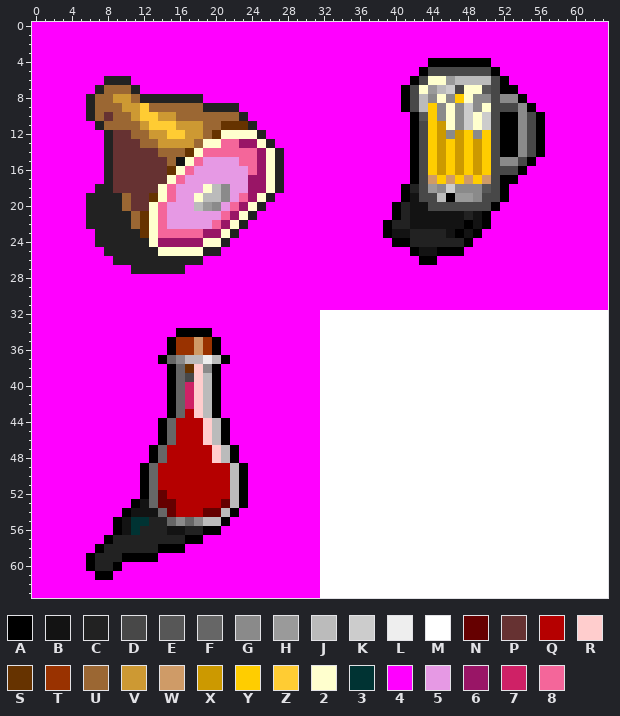
Pixel-art sprite, stored at worlds/haxima-1.002/food.png. Above is the file before it was changed.
The file is 64x64 pixels. Colours within 5 levels of each other are drawn and written as one.
Palette (. is transparent): A #000000  B #131313  C #222222  D #484848  E #575757  F #666666  G #8a8a8a  H #9a9a9a  J #bbbbbb  K #cccccc  L #eeeeee  M #ffffff  N #650000  P #663232  Q #b50000  R #ffcdcd  S #663300  T #993200  U #9b6733  V #cd9933  W #cf9b67  X #cc9900  Y #ffcd00  Z #ffcc33  2 #ffffce  3 #003333  4 #ff00ff  5 #e699e4  6 #991566  7 #cf2166  8 #f4669a
Pixels before (only the part around the change), first column x 0:
 0 4444444444444444444444444444444444444444444444444444444444444444
 1 4444444444444444444444444444444444444444444444444444444444444444
 2 4444444444444444444444444444444444444444444444444444444444444444
 3 4444444444444444444444444444444444444444444444444444444444444444
 4 44444444444444444444444444444444444444444444AAAAAAA4444444444444
 5 4444444444444444444444444444444444444444444ADDDDDDDA444444444444
 6 44444444CCC4444444444444444444444444444444AD22HJJJJDA44444444444
 7 4444444CUUUC44444444444444444444444444444AD2HJKD22EDAA4444444444
 8 444444CUUVVUCCCCCCC4444444444444444444444ADJG2GY2GGDGGA444444444
 9 444444CUUUVVZUUUUUUCCCC444444444444444444ADJYG2GKG2DDDGA44444444
10 444444CUPUUVZZVVUUUUUUUC444444444444444444AEYG2GK2KDAAGDA4444444
11 4444444CUUUUVZZZVVVUUSSSC44444444444444444ADYX2GK2KDAAGDA4444444
12 44444444CPPUUVVZZVVUS2222C4444444444444444ADYXGXYGYDAAGDA4444444
13 44444444CPPPUUVVVVU2288662C444444444444444ADYXYXYXYDAAGDA4444444
14 44444444CPPPPPUUUS288888862C44444444444444ADYXYXYXYDAAGDA4444444
15 44444444CPPPPPPUB2855558862C44444444444444ADYXYXYXYDGGDA44444444
16 44444444CPPPPPPS28555555862C44444444444444ADYXYXYXYDDDA444444444
17 44444444CPPPPPP285555555662C44444444444444ADWYWYWYWDAA4444444444
18 4444444CCPPPPP285552JG55662C4444444444444ACDHGKGGGEDA44444444444
19 444444CCCCUPPS28552JJG5862C44444444444444ABDDJAHHGDDA44444444444
20 444444CCCCUPP28555JHG5862C44444444444444ACBBDDDDDDDA444444444444
21 444444CCCCCUS28555555862C444444444444444ACBBBBBBCBA4444444444444
22 444444CCCCCUS2855555862C444444444444444ACCBBBBBBABA4444444444444
23 4444444CCCCCS288888662C4444444444444444ABBCCCCBABA44444444444444
24 4444444CCCCCC26666622C444444444444444444AACCCCCCA444444444444444
25 44444444CCCCCC22222CC444444444444444444444ABBAAA4444444444444444
26 444444444CCCCCCCCCC444444444444444444444444AA4444444444444444444
27 44444444444CCCCCC44444444444444444444444444444444444444444444444
28 4444444444444444444444444444444444444444444444444444444444444444
29 4444444444444444444444444444444444444444444444444444444444444444
30 4444444444444444444444444444444444444444444444444444444444444444
31 4444444444444444444444444444444444444444444444444444444444444444
32 44444444444444444444444444444444MMMMMMMMMMMMMMMMMMMMMMMMMMMMMMMM
33 44444444444444444444444444444444MMMMMMMMMMMMMMMMMMMMMMMMMMMMMMMM
34 4444444444444444AAAA444444444444MMMMMMMMMMMMMMMMMMMMMMMMMMMMMMMM
35 444444444444444ATTWTA44444444444MMMMMMMMMMMMMMMMMMMMMMMMMMMMMMMM
36 444444444444444ATTWTA44444444444MMMMMMMMMMMMMMMMMMMMMMMMMMMMMMMM
37 44444444444444AFGJJLJA4444444444MMMMMMMMMMMMMMMMMMMMMMMMMMMMMMMM
38 444444444444444AFSRGA44444444444MMMMMMMMMMMMMMMMMMMMMMMMMMMMMMMM
39 444444444444444AFDRJA44444444444MMMMMMMMMMMMMMMMMMMMMMMMMMMMMMMM
40 444444444444444AF7RJA44444444444MMMMMMMMMMMMMMMMMMMMMMMMMMMMMMMM
41 444444444444444AF7RJA44444444444MMMMMMMMMMMMMMMMMMMMMMMMMMMMMMMM
42 444444444444444AF7RJA44444444444MMMMMMMMMMMMMMMMMMMMMMMMMMMMMMMM
43 444444444444444AFQRJA44444444444MMMMMMMMMMMMMMMMMMMMMMMMMMMMMMMM
44 44444444444444AFQQQRJA4444444444MMMMMMMMMMMMMMMMMMMMMMMMMMMMMMMM
45 44444444444444AFQQQRJA4444444444MMMMMMMMMMMMMMMMMMMMMMMMMMMMMMMM
46 44444444444444AFQQQRJA4444444444MMMMMMMMMMMMMMMMMMMMMMMMMMMMMMMM
47 4444444444444AFQQQQQRJA444444444MMMMMMMMMMMMMMMMMMMMMMMMMMMMMMMM
48 4444444444444AFQQQQQRJA444444444MMMMMMMMMMMMMMMMMMMMMMMMMMMMMMMM
49 444444444444AFQQQQQQQQJA44444444MMMMMMMMMMMMMMMMMMMMMMMMMMMMMMMM
50 444444444444AFQQQQQQQQJA44444444MMMMMMMMMMMMMMMMMMMMMMMMMMMMMMMM
51 444444444444AFQQQQQQQQJA44444444MMMMMMMMMMMMMMMMMMMMMMMMMMMMMMMM
52 444444444444AFNQQQQQQQJA44444444MMMMMMMMMMMMMMMMMMMMMMMMMMMMMMMM
53 44444444444ABFNNQQQQQNJA44444444MMMMMMMMMMMMMMMMMMMMMMMMMMMMMMMM
54 4444444444ABBBFNQQQNNJA444444444MMMMMMMMMMMMMMMMMMMMMMMMMMMMMMMM
55 444444444AB33CCFGFGJJA4444444444MMMMMMMMMMMMMMMMMMMMMMMMMMMMMMMM
56 444444444AB3CCCBBCCAA44444444444MMMMMMMMMMMMMMMMMMMMMMMMMMMMMMMM
57 44444444ACCCCCCCCAA4444444444444MMMMMMMMMMMMMMMMMMMMMMMMMMMMMMMM
58 4444444ACCCCCCAAA444444444444444MMMMMMMMMMMMMMMMMMMMMMMMMMMMMMMM
59 444444ACCCAAAA444444444444444444MMMMMMMMMMMMMMMMMMMMMMMMMMMMMMMM
60 444444ACCA4444444444444444444444MMMMMMMMMMMMMMMMMMMMMMMMMMMMMMMM
61 4444444AA44444444444444444444444MMMMMMMMMMMMMMMMMMMMMMMMMMMMMMMM
62 44444444444444444444444444444444MMMMMMMMMMMMMMMMMMMMMMMMMMMMMMMM
63 44444444444444444444444444444444MMMMMMMMMMMMMMMMMMMMMMMMMMMMMMMM
New version:
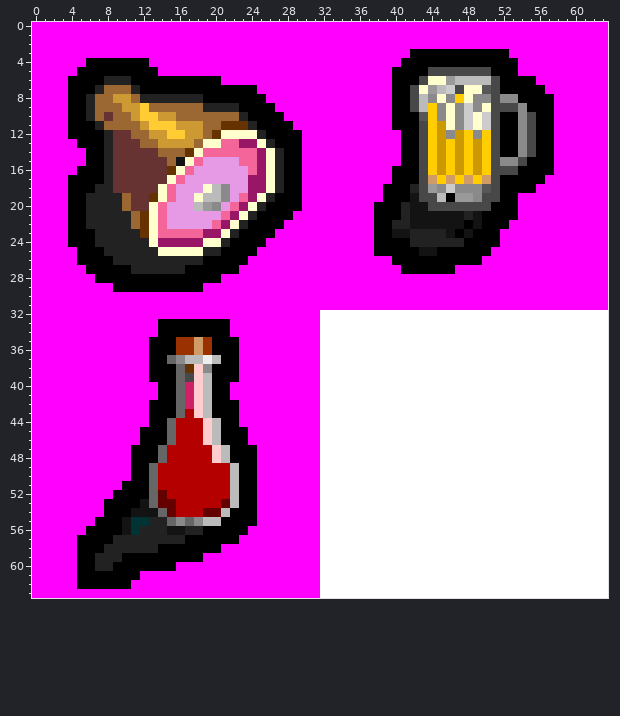
Difference:
y 3: x 42..52 44444444444 -> AAAAAAAAAAA
y 4: x 6..12 4444444 -> AAAAAAA; x 41..43 444 -> AAA; x 51..53 444 -> AAA
y 5: x 5..13 444444444 -> AAAAAAAAA; x 40..42 444 -> AAA; x 52..53 44 -> AA
y 6: x 4..7 4444 -> AAAA; x 11..20 4444444444 -> AAAAAAAAAA; x 40..41 44 -> AA; x 53..55 444 -> AAA
y 7: x 4..6 444 -> AAA; x 12..24 4444444444444 -> AAAAAAAAAAAAA; x 40 4 -> A; x 54..56 444 -> AAA
y 8: x 4..5 44 -> AA; x 19..25 4444444 -> AAAAAAA; x 40 4 -> A; x 55..57 444 -> AAA
y 9: x 4..5 44 -> AA; x 23..26 4444 -> AAAA; x 40 4 -> A; x 56..57 44 -> AA
y 10: x 4..5 44 -> AA; x 24..27 4444 -> AAAA; x 40..41 44 -> AA; x 57 4 -> A
y 11: x 4..6 444 -> AAA; x 25..28 4444 -> AAAA; x 40..41 44 -> AA; x 57 4 -> A
y 12: x 4..7 4444 -> AAAA; x 26..29 4444 -> AAAA; x 41 4 -> A; x 57 4 -> A
y 13: x 5..7 444 -> AAA; x 27..29 444 -> AAA; x 41 4 -> A; x 57 4 -> A
y 14: x 6..7 44 -> AA; x 28..29 44 -> AA; x 41 4 -> A; x 57 4 -> A
y 15: x 6..7 44 -> AA; x 28..29 44 -> AA; x 41 4 -> A; x 56..57 44 -> AA
y 16: x 5..7 444 -> AAA; x 28..29 44 -> AA; x 40..41 44 -> AA; x 55..57 444 -> AAA
y 17: x 4..7 4444 -> AAAA; x 28..29 44 -> AA; x 40..41 44 -> AA; x 54..56 444 -> AAA
y 18: x 4..6 444 -> AAA; x 28..29 44 -> AA; x 39..40 44 -> AA; x 53..55 444 -> AAA
y 19: x 4..5 44 -> AA; x 27..29 444 -> AAA; x 39..40 44 -> AA; x 53 4 -> A
y 20: x 4..5 44 -> AA; x 26..29 4444 -> AAAA; x 38..39 44 -> AA; x 52..53 44 -> AA
y 21: x 4..5 44 -> AA; x 25..28 4444 -> AAAA; x 38..39 44 -> AA; x 51..53 444 -> AAA
y 22: x 4..5 44 -> AA; x 24..27 4444 -> AAAA; x 38 4 -> A; x 51..52 44 -> AA
y 23: x 4..6 444 -> AAA; x 23..26 4444 -> AAAA; x 38 4 -> A; x 50..51 44 -> AA
y 24: x 4..6 444 -> AAA; x 22..25 4444 -> AAAA; x 38..39 44 -> AA; x 49..51 444 -> AAA
y 25: x 5..7 444 -> AAA; x 21..24 4444 -> AAAA; x 38..41 4444 -> AAAA; x 48..50 444 -> AAA
y 26: x 5..8 4444 -> AAAA; x 19..23 44444 -> AAAAA; x 40..42 444 -> AAA; x 45..49 44444 -> AAAAA
y 27: x 6..10 44444 -> AAAAA; x 17..22 444444 -> AAAAAA; x 41..46 444444 -> AAAAAA
y 28: x 7..20 44444444444444 -> AAAAAAAAAAAAAA
y 29: x 9..18 4444444444 -> AAAAAAAAAA
y 33: x 14..21 44444444 -> AAAAAAAA
y 34: x 14..15 44 -> AA; x 20..21 44 -> AA
y 35..36: x 13..14 44 -> AA; x 21..22 44 -> AA
y 37: x 13 4 -> A; x 22 4 -> A
y 38..39: x 13..14 44 -> AA; x 21..22 44 -> AA
y 40..41: x 14 4 -> A; x 21 4 -> A
y 42..43: x 13..14 44 -> AA; x 21..22 44 -> AA
y 44: x 13 4 -> A; x 22 4 -> A
y 45..46: x 12..13 44 -> AA; x 22..23 44 -> AA
y 47..48: x 11..12 44 -> AA; x 23..24 44 -> AA
y 49..50: x 11 4 -> A; x 24 4 -> A
y 51: x 10..11 44 -> AA; x 24 4 -> A
y 52: x 9..11 444 -> AAA; x 24 4 -> A
y 53: x 8..10 444 -> AAA; x 24 4 -> A
y 54: x 8..9 44 -> AA; x 23..24 44 -> AA
y 55: x 7..8 44 -> AA; x 22..24 444 -> AAA
y 56: x 6..8 444 -> AAA; x 21..23 444 -> AAA
y 57: x 5..7 444 -> AAA; x 19..22 4444 -> AAAA
y 58: x 5..6 44 -> AA; x 17..20 4444 -> AAAA
y 59: x 5 4 -> A; x 14..18 44444 -> AAAAA
y 60: x 5 4 -> A; x 10..15 444444 -> AAAAAA
y 61: x 5..6 44 -> AA; x 9..11 444 -> AAA
y 62: x 5..10 444444 -> AAAAAA
